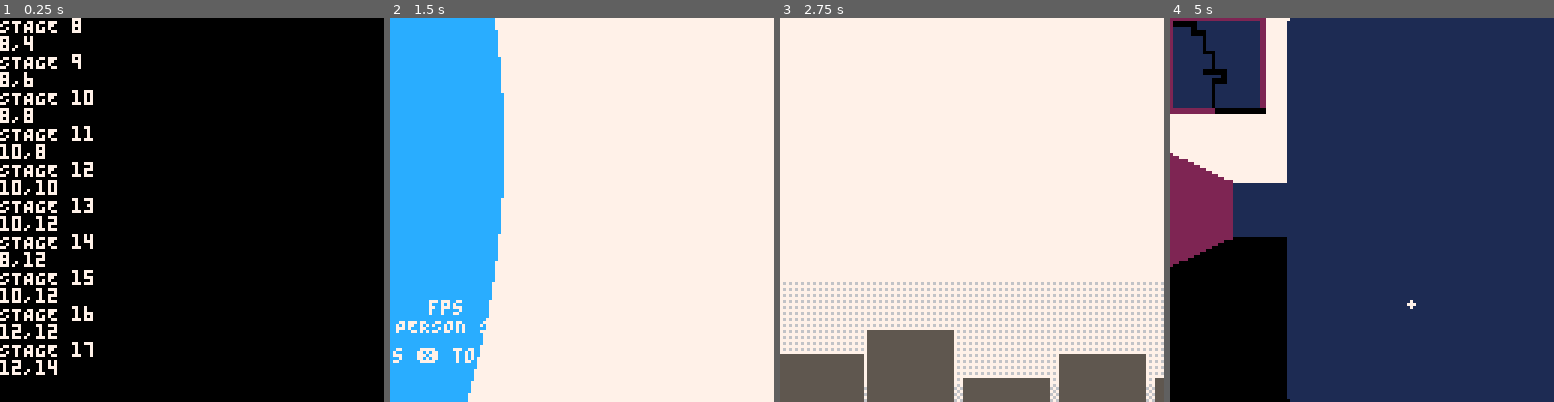
Above: before the commit, frames 1-4 (left to right).
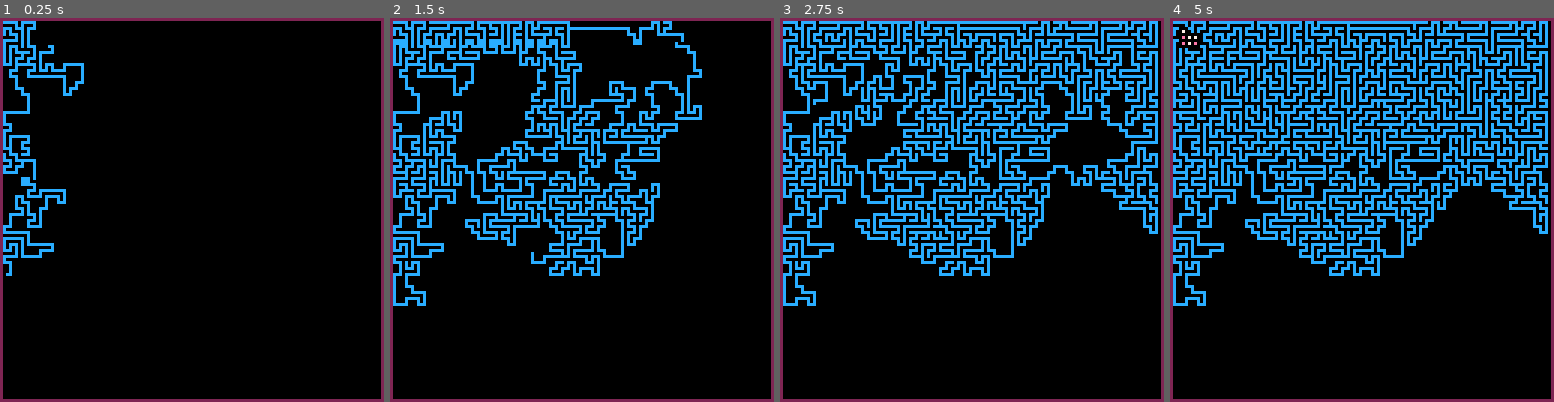
Above: after the commit, the same moments.

Repository: DorkOrca/pico8
Game: PICO-8 cartridge fps.p8
Two runs of this game, one before a commit and one after it. Both use one fixed random seed, a clock stepped at 60 frames per second and the inputs below.
Inputs:
- Up to frame 1 (0.25 s): no input
- Up to frame 2 (1.5 s): tap X (X key) at 0.33, 1.07 s
- Up to frame 3 (2.75 s): hold Right 1.6-2.1 s; tap X (X key) at 1.85 s; hold Up 2.15-2.42 s; hold Right from 2.47 s (still down)
- Up to frame 4 (5 s): tap X (X key) at 2.97, 4.08 s; release Right at 3.03 s; hold Left 3.08-3.58 s; hold Down 3.63-3.97 s; hold Right 4.02-4.68 s; hold Up from 4.73 s (still down)

The runs differ from the first frame. In frame 1, 10% of the frame differs, in the area x 0-100%, y 0-100%; in frame 2, 94%; in frame 3, 100%; in frame 4, 88%.

Commit message:
Procedural maze gen complete!

Diff:
--- a/fps.p8
+++ b/fps.p8
@@ -60,6 +60,8 @@
 }
 
 currentMap = mapB
+currentCoords = {x = 2, y = 2,}
+mapPlot = {}
 
 --Player variables
 player = {}
@@ -416,8 +418,6 @@
     _moveDist = {}
     _mapObjects = mapObjectCollision(currentMap, _x, _y, _xDist, _yDist)
 
-    print(_mapObjects[x], 0)
-    print(_mapObjects[y], 0)
     _moveDist[x] = _mapObjects[x] == 0 and 0 or mapEdgeCollision(_x, _xDist, #currentMap)
     _moveDist[y] = _mapObjects[y] == 0 and 0 or mapEdgeCollision(_y, _yDist, #currentMap[1])
 
@@ -428,9 +428,9 @@
 function movePlayer()
     -- Rotate player
     if(btn(0)) then
-        player.zRot += 3
+        player.zRot += 5
     elseif(btn(1)) then
-        player.zRot -= 3
+        player.zRot -= 5
     end
 
     -- Move player forward / backward, determining direction speed
@@ -458,39 +458,28 @@
 
 -- Map functions
 function drawMap(mapVal, width, height)
-    prevX = 0
-    prevY = 0
-    mapWidth = 128 / width
-    mapHeight = 128 / height
+    _prevX = 0
+    _prevY = 0
+    _mapWidth = 128 / width
+    _mapHeight = 128 / height
 
     for i = 1, #mapVal do
         for j = 1, #mapVal[i] do
-            rectfill(prevX, prevY, j * (mapWidth / #mapVal), i * (mapHeight / #mapVal[i]), mapVal[i][j])
-            -- -- Print coords for every square drawn (bug testing)
-            -- print(j .. "," .. i, prevX, prevY, 4)
-            prevX = j * (mapWidth / #mapVal)
-        end
-
-        prevX = 0
-        prevY = i * (mapHeight / #mapVal[i])
-    end
-
-    circfill((player.xPos / cellSize) * mapWidth, (player.yPos / cellSize) * mapHeight, 1, 7)
-end
-
-function debugRoom()
-    print("ix: "..ix,0,0,7)
-    print("iy: "..iy,0,8,7)
-    print("vx: "..vx,0, 16,7)
-    print("vy: "..vy,0,24,7)
-    print("ox: "..ox,0,32,7)
-    print("oy: "..oy,0,40,7)
-    print("x: "..x,0,48,8)
-    print("y: "..y,0,56,8)
-    print("d: "..d,0,64,9)
-    print("h: "..h,0,72,9)
-    print("dx: "..dx,0,80,7)
-    print("dy: "..dy,0,88,7)
+            -- rectfill(_prevX, _prevY, j * _mapWidth, i * _mapHeight, mapPlot[i][j])
+            if(mapPlot[i][j] != 0 and i != 1 and i != #mapVal and j != 1 and j != #mapVal[i]) then
+                rectfill(_prevX, _prevY, j * _mapWidth, i * _mapHeight, 12)
+            else
+                rectfill(_prevX, _prevY, j * _mapWidth, i * _mapHeight, mapPlot[i][j])
+            end
+            _prevX = j * _mapWidth
+        end
+        _prevX = 0
+        _prevY = i * _mapHeight
+    end
+
+    -- rectfill(currentCoords.x * _mapWidth, currentCoords.y * _mapHeight, (currentCoords.x * _mapWidth) - _mapWidth, (currentCoords.y * _mapHeight) - _mapHeight, 9)
+
+    -- circfill(((player.xPos / cellSize) - 1) * _mapWidth, ((player.yPos / cellSize) - 1) * _mapHeight, 1, 7)
 end
 
 function drawRoom()
@@ -498,8 +487,6 @@
     rectfill(0,0,127,64,7)
     raycast()
     movePlayer()
-    drawMap(currentMap, 4, 4)
-
 end
 
 
@@ -546,15 +533,24 @@
 
     _plotComplete = false
 
+    _mapFrame = 0
+
     while (_plotComplete == false) do
         _genProg = generateMaze(_genMap, _plotted, _currentCoords)
         _genMap = _genProg.genMap
         _plotted = _genProg.plotted
         _currentCoords = _genProg.coords
         _stage += 1
-        print("STAGE ".._stage, 7)
+
+        currentMap = _genMap
 
         _plotComplete = _genProg.plotComplete
+
+        _mapFrame += 1
+        if(_mapFrame % 100 == 0) then
+            drawMap(currentMap, #currentMap[1], #currentMap)
+            mapFrame = 0
+        end
     end
 
     print("Map gen completed", 7)
@@ -585,9 +581,8 @@
         {x = 0, y = -2, ix = 0, iy = -1,},
     }
 
-    print(_coordinates.x..",".._coordinates.y, 7)
     -- If current cell isn't finalized, then search surroundings for unexplored cell and move to it
-    if  (_plotted[_coordinates.y][_coordinates.x] < 2) then
+    if (_plotted[_coordinates.y][_coordinates.x] < 2) then
         -- Check if neighboring cells are out-of-bounds and not yet explored; if not, then add them to list of potential options for dest cell
         for i = 1, 4 do
             if (_coordinates.x + _directions[i].x > 1 and _coordinates.x + _directions[i].x < _maxX and _coordinates.y + _directions[i].y > 1 and _coordinates.y + _directions[i].y < _maxY and _plotted[_coordinates.y + _directions[i].y][_coordinates.x + _directions[i].x] == 0) then
@@ -596,11 +591,22 @@
         end
 
         -- If options list isn't empty...
-        if(#_options > 0) then
-            --  Set choice to any of the option tables at random
-            _choice = flr(rnd(#_options)) + 1
-            -- Plot current cell
-            _plotted[_coordinates.y][_coordinates.x] = 1
+        if (#_options > 0) then
+            if (#_options > 1) then
+                --  Set choice to any of the option tables at random
+                _choice = _options[flr(rnd(#_options)) + 1]
+                -- Plot current cell as explored
+                _plotted[_coordinates.y][_coordinates.x] = 1
+                -- Plot intersecting cell as explored
+                _plotted[_coordinates.y + _directions[_choice].iy][_coordinates.x + _directions[_choice].ix] = 1
+            else
+                -- Set choice to the only choice available
+                _choice = _options[1]
+                -- Plot current cell as finalized
+                _plotted[_coordinates.y][_coordinates.x] = 2
+                -- Plot intersecting cell as explored
+                _plotted[_coordinates.y + _directions[_choice].iy][_coordinates.x + _directions[_choice].ix] = 1
+            end
             -- Set intersecting square as empty space
             _map[_coordinates.y + _directions[_choice].iy][_coordinates.x + _directions[_choice].ix] = 0
             -- Set new coords
@@ -610,12 +616,10 @@
             -- If options list is empty then mark the current cell as finalized
             _plotted[_coordinates.y][_coordinates.x] = 2
         end
-    end
-
-    if (_plotted[_coordinates.y][_coordinates.x] == 2) then
+    elseif (_plotted[_coordinates.y][_coordinates.x] == 2) then
+        _options = {}
+
         -- Same as previous neighboring cell step, but look for any neighboring cell that isn't finalized, not just unexplored
-        _options = {}
-
         for i = 1, 4 do
             if (_coordinates.x + _directions[i].x > 1 and _coordinates.x + _directions[i].x < _maxX and _coordinates.y + _directions[i].y > 1 and _coordinates.y + _directions[i].y < _maxY and _plotted[_coordinates.y + _directions[i].y][_coordinates.x + _directions[i].x] < 2) then
                 _options[#_options + 1] = i
@@ -625,20 +629,26 @@
         -- If there are free spaces to move to, then...
         if(#_options > 0) then
             -- Select an available direction at random
-            _choice = flr(rnd(#_options)) + 1
-            -- Set intersecting square as empty space
-            _map[_coordinates.y + _directions[_choice].iy][_coordinates.x + _directions[_choice].ix] = 0
+            _choice = _options[flr(rnd(#_options)) + 1]
             -- Set new coords
-            if(_coordinates.x < 20) then
-                _coordinates.x += _directions[_choice].x
-            end
-
-            if(_coordinates.y < 20) then
-                _coordinates.y += _directions[_choice].y
-            end
+            _coordinates.x += _directions[_choice].x
+            _coordinates.y += _directions[_choice].y
         else
-            -- Done exploring!
-            _genProg.plotComplete = true
+            _solved = false
+            for i = 1, flr(#_genMap / 2) do
+                for j = 1, flr(#_genMap[1] / 2) do
+                    if (_plotted[i * 2][j * 2] == 1 and _solved == false) then
+                        _coordinates.x = j * 2
+                        _coordinates.y = i * 2
+                        _solved = true
+                    end
+                end
+            end
+
+            if (_solved == false) then
+                -- Done exploring!
+                _genProg.plotComplete = true
+            end
         end
     end
 
@@ -646,6 +656,10 @@
     _genProg.plotted = _plotted
     _genProg.coords = _coordinates
 
+    mapPlot = _plotted
+    currentCoords.x = _coordinates.x
+    currentCoords.y = _coordinates.y
+
     return _genProg
 end
 
@@ -654,7 +668,7 @@
 
 -- where the magic happens
 function _init()
-    currentMap = generateMap(20, 20, 0, 0, 0, 0)
+    currentMap = generateMap(128, 128, 0, 0, 0, 0)
 end
 
 function _update()
